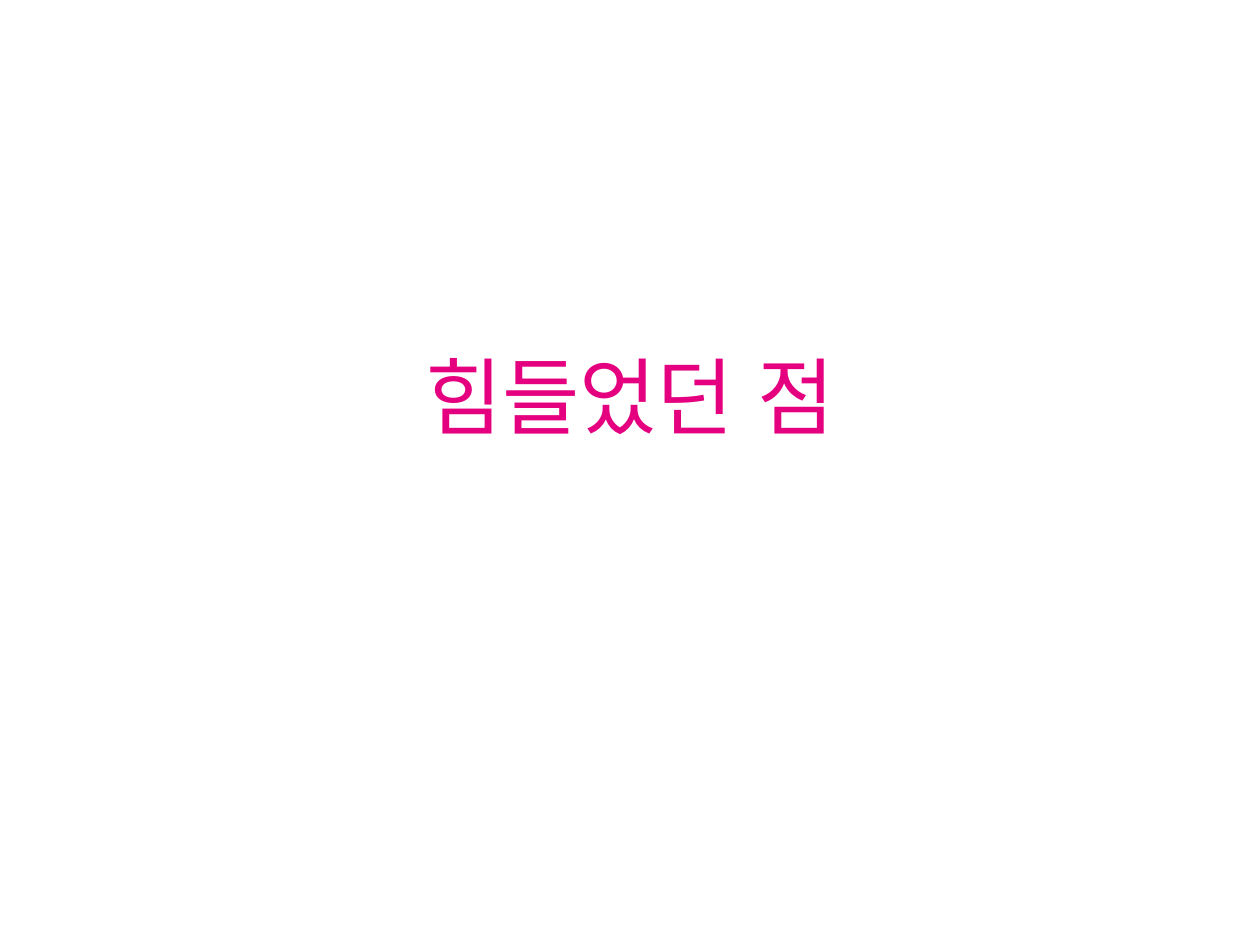
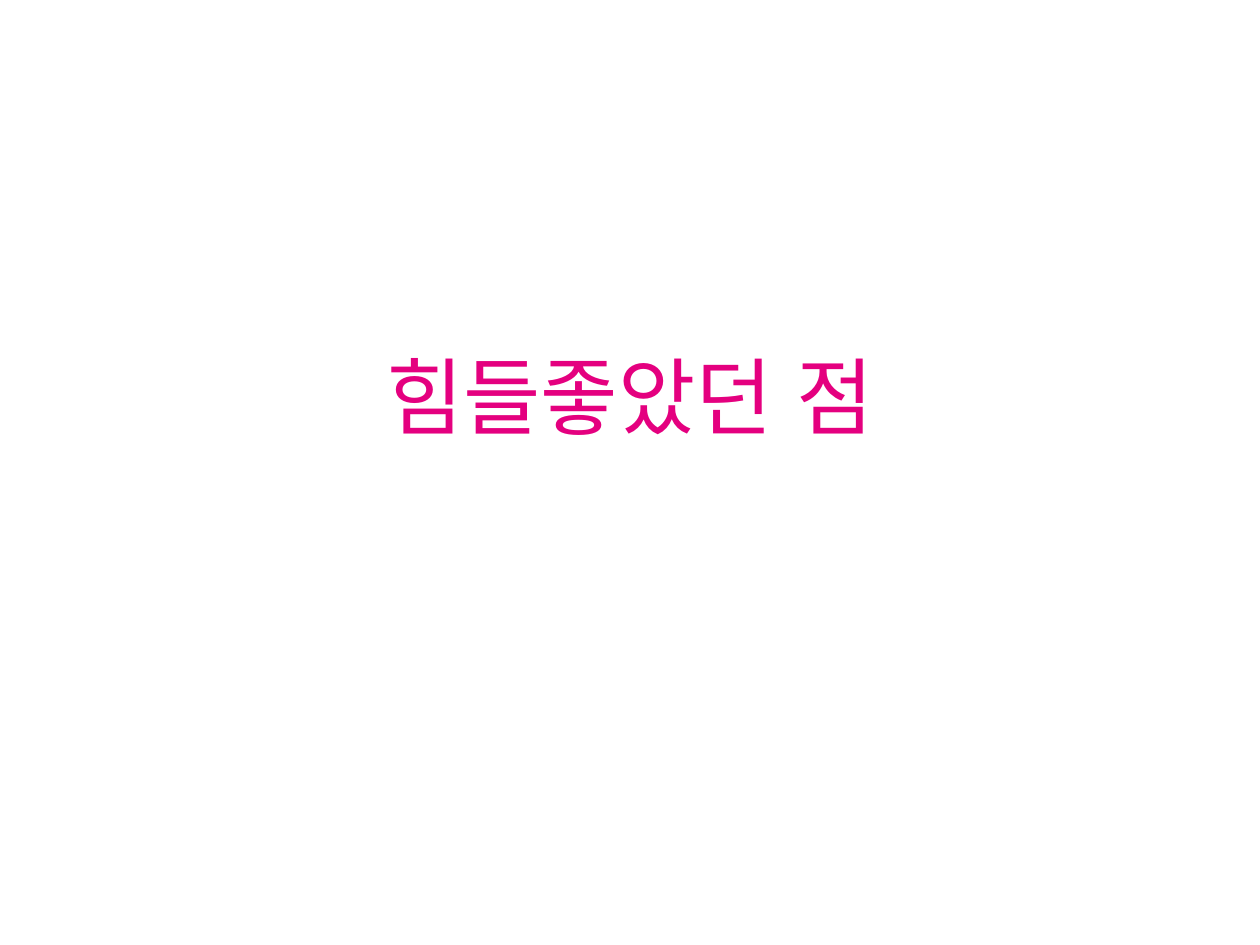
Before and after one commit to seokmin/2016ServerProject, a slide deck: slide 31 of 서버프로젝트.pptx (slide 30 before the commit). Drawn at 1260x945 pixels with LibreOffice and Linux fonts; fonts in the diff are those of the drawing; background and template pictures are left out. Boxes give left, top, right and bottom in pixels: in the first picture for what was removed or moved away, otherwise in the second. Text is boxed around its words. In the diff, an @@ line names an element or a change of style, - is before the commit and + after.

```diff
--- a/서버프로젝트.pptx
+++ b/서버프로젝트.pptx
@@ title at (386, 358, 873, 435): text changed @@
-힘들었던 점
+힘들좋았던 점
```
Also in this commit, not shown: 2 other slides changed, 3 slides added, 1 slide removed.
